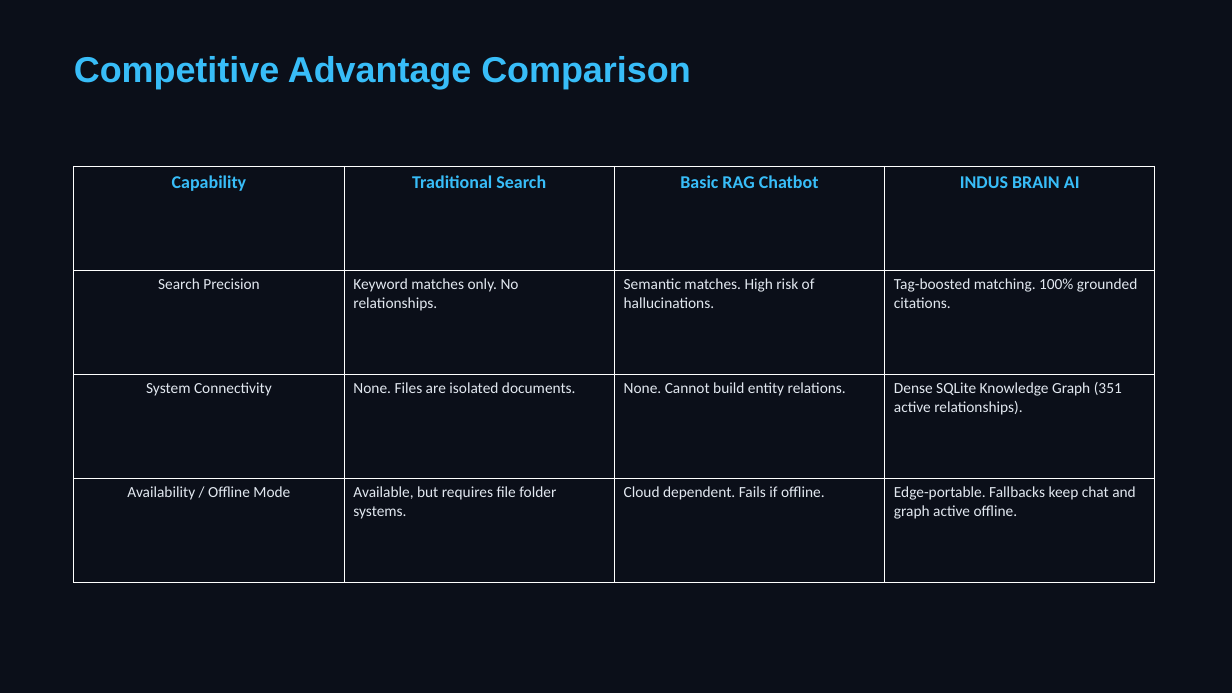
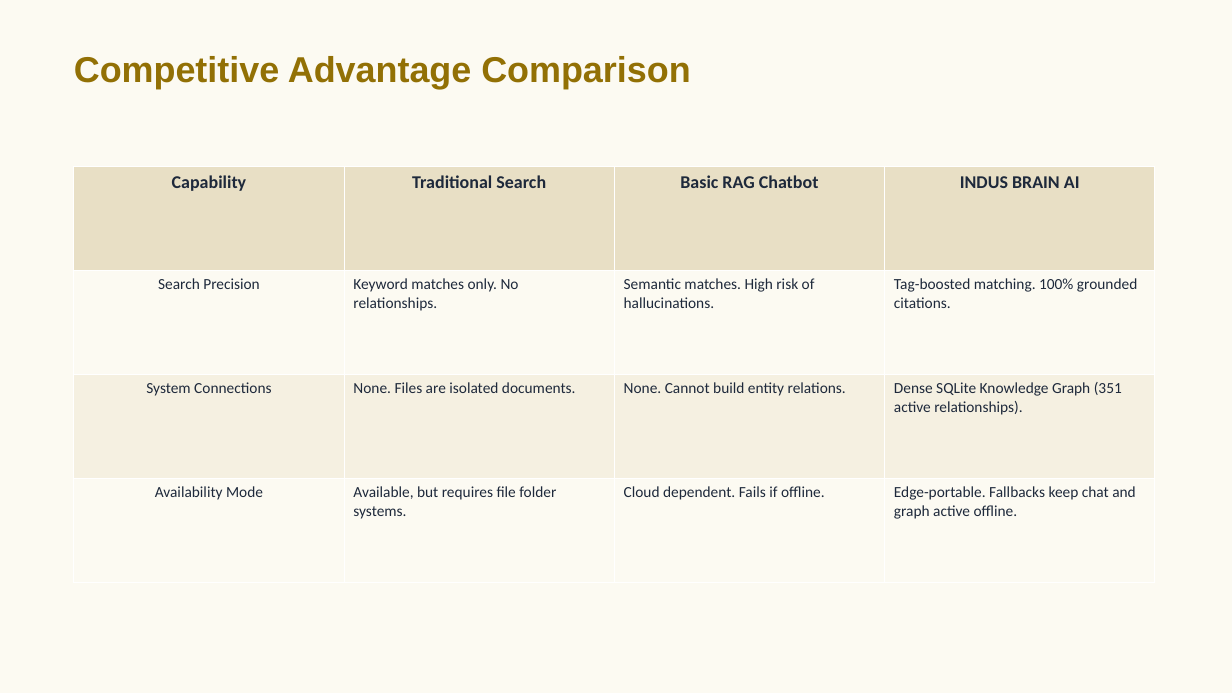
Before and after one commit to NITESH100LANKI/INDUS-BRAIN-AI, a slide deck: slide 14 of deliverables/INDUS_BRAIN_AI_Final_Pitch.pptx. Drawn at 1232x693 pixels with LibreOffice and Linux fonts; fonts in the diff are those of the drawing. Boxes give left, top, right and bottom in pixels: in the first picture for what was removed or moved away, otherwise in the second. Text is boxed around its words. In the diff, an @@ line names an element or a change of style, - is before the commit and + after.

Commit message:
style: change presentation slides background theme to light cream and gold

```diff
--- a/deliverables/INDUS_BRAIN_AI_Final_Pitch.pptx
+++ b/deliverables/INDUS_BRAIN_AI_Final_Pitch.pptx
@@ rectangle at (x1=0, y1=0, x2=1232, y2=693): fill #0B0F19 to #FCFAF2 @@
@@ text "Competitive Advantage Comparison" at (x1=74, y1=56, x2=690, y2=89): text colour #38BDF8 to #927005 @@
@@ table at (x1=74, y1=166, x2=1153, y2=582) @@
-row 3, column 1: System Connectivity
+row 3, column 1: System Connections
-row 4, column 1: Availability / Offline Mode
+row 4, column 1: Availability Mode
@@ fill #0B0F19 to #E8DFC5 in row 1 @@
@@ fill #0B0F19 to #FCFAF2 in 8 cells @@
@@ fill #0B0F19 to #F5F0E1 in row 3 @@
@@ text colour #38BDF8 to #1E293B in "Capability", "Traditional Search", "Basic RAG Chatbot", "INDUS BRAIN AI" @@
@@ text colour #E2E8F0 to #1E293B in "Search Precision", "Keyword matches only. No relationships.", "Semantic matches. High risk of hallucinations.", "Tag-boosted matching. 100% grounded citations." and 6 more places @@
```
Also in this commit, not shown: 15 other slides changed, 1 other file.
